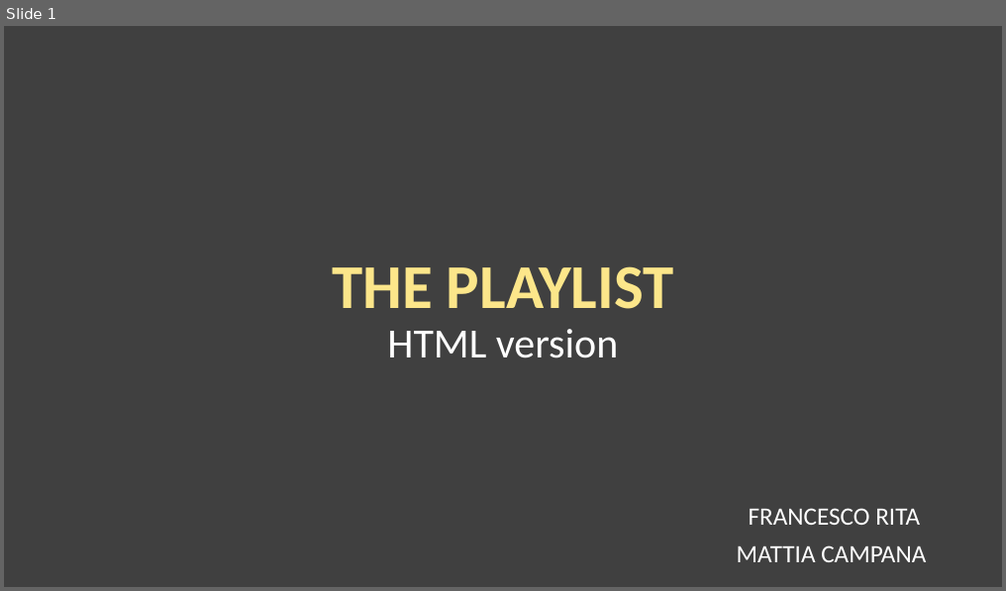
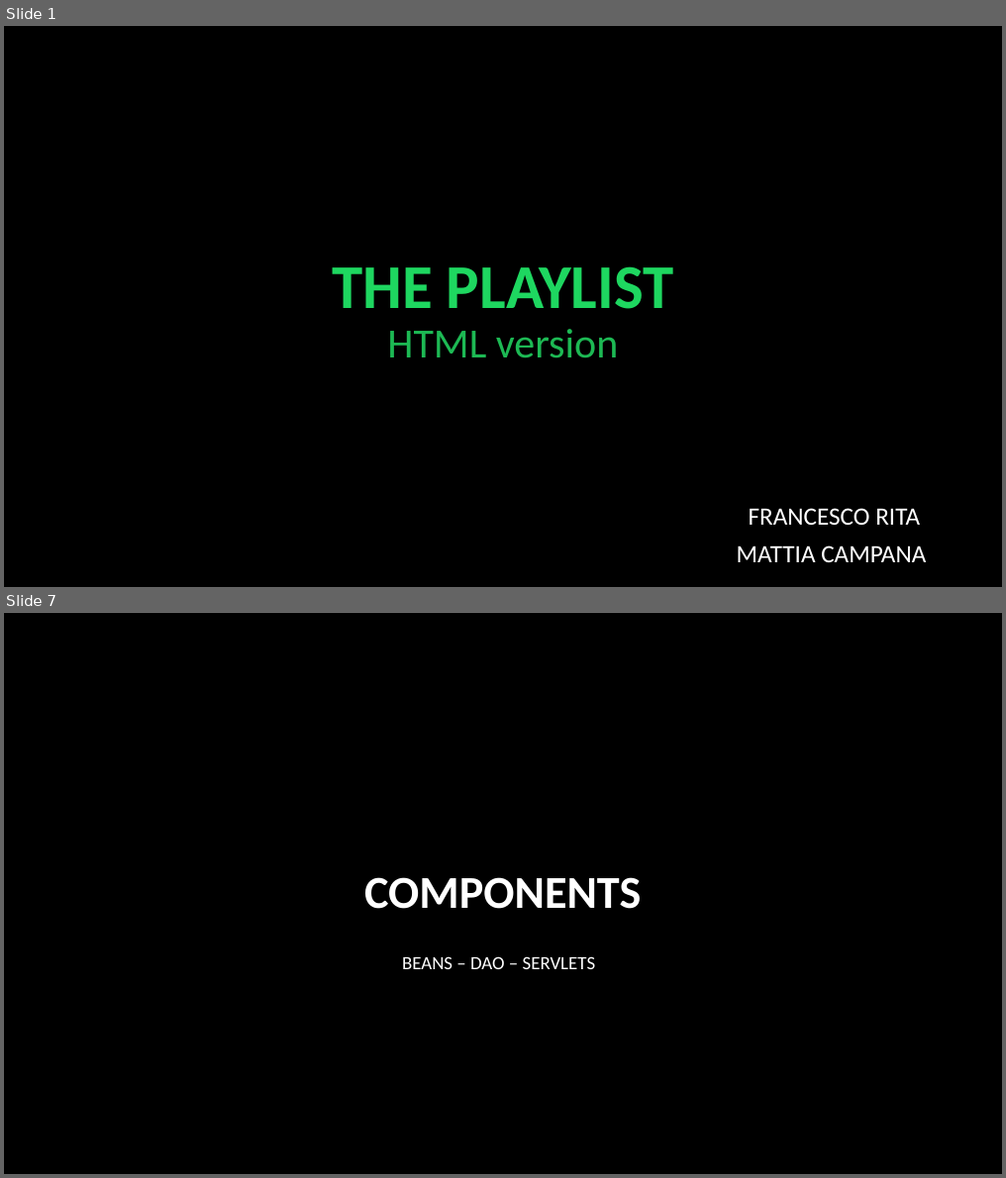
Before and after one commit to campanamattia/tiw.project-html, a slide deck: delivers/THE PLAYLIST.pptx. Shown one above the other, each under a label of ours: slide 1 before the commit, slides 1 and 7 after it; the slides between them are not shown. The pictures are 1006x591 and 1006x1178 pixels, drawn with LibreOffice and Linux fonts; fonts in the diff are those of the drawing. Boxes give left, top, right and bottom in pixels: in the first picture for what was removed or moved away, otherwise in the second. Text is boxed around its words. In the diff, an @@ line names an element or a change of style, - is before the commit and + after.

Commit message:
home html

```diff
--- a/delivers/THE PLAYLIST.pptx
+++ b/delivers/THE PLAYLIST.pptx
@@ slide 7 added at (4,613,1002,1174), background #000000 @@
@@ title added at (364,877,641,909), 44 pt, text #FFFFFF, bold @@
+COMPONENTS
@@ text added at (402,957,596,969), 18 pt, text #FFFFFF @@
+BEANS – DAO – SERVLETS
@@ slide 1 changed as well @@
@@ background #404040 to #000000 @@
@@ title "THE PLAYLIST HTML version" at (332,267,674,359): text colour #FCE68A to #1ED760 in "THE PLAYLIST"; text colour #FFFFFF to #1DB954 in "HTML version" @@
```
Also in this commit, not shown: 2 other slides changed, 9 other slides added, 1 slide removed, 1 other file.
